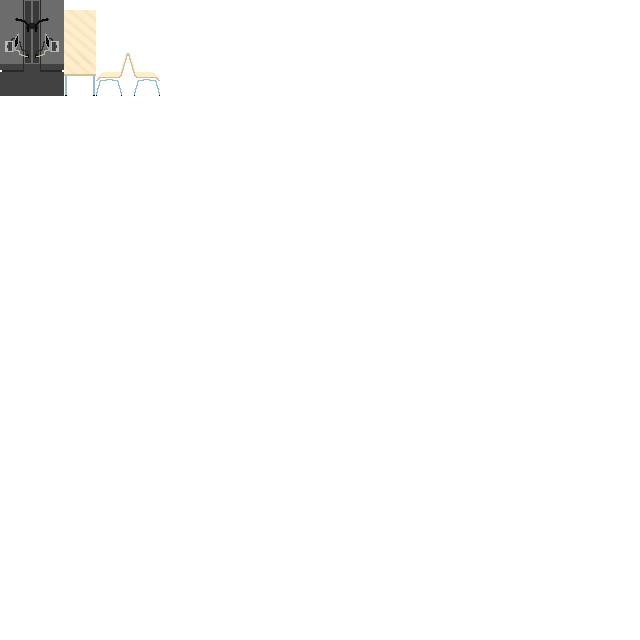
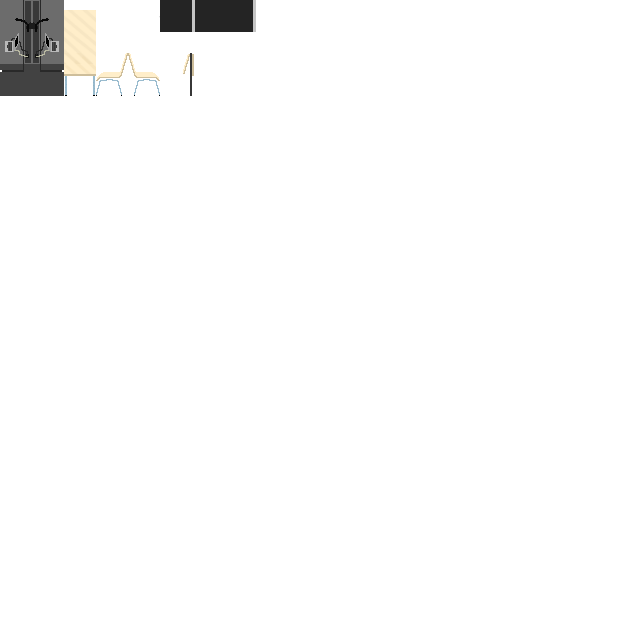
The second 640 x 640 image is a revision of the first. Changes to its layers:
painted on "Hintergrund" over [159, 0, 256, 96]
